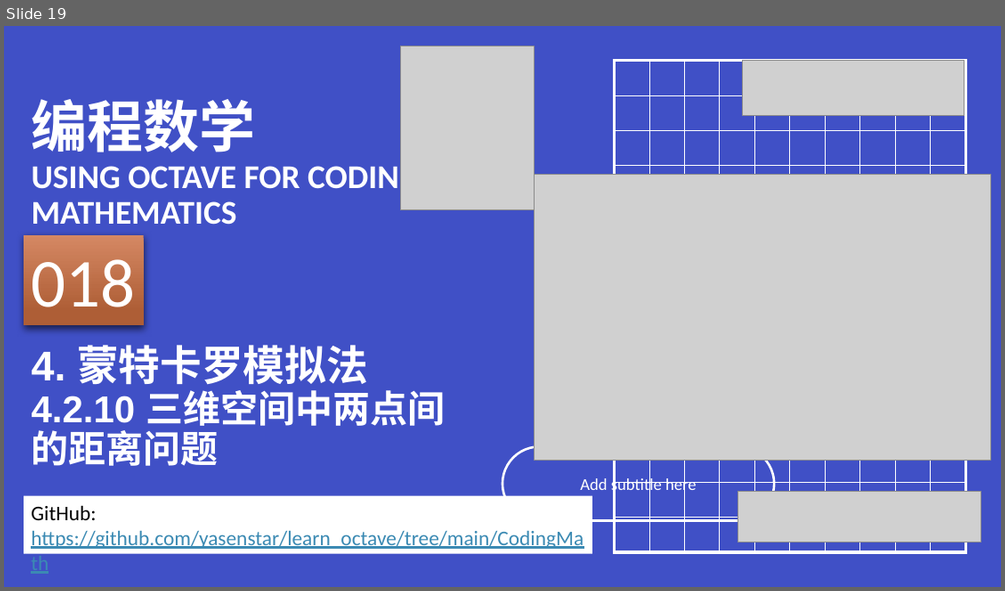
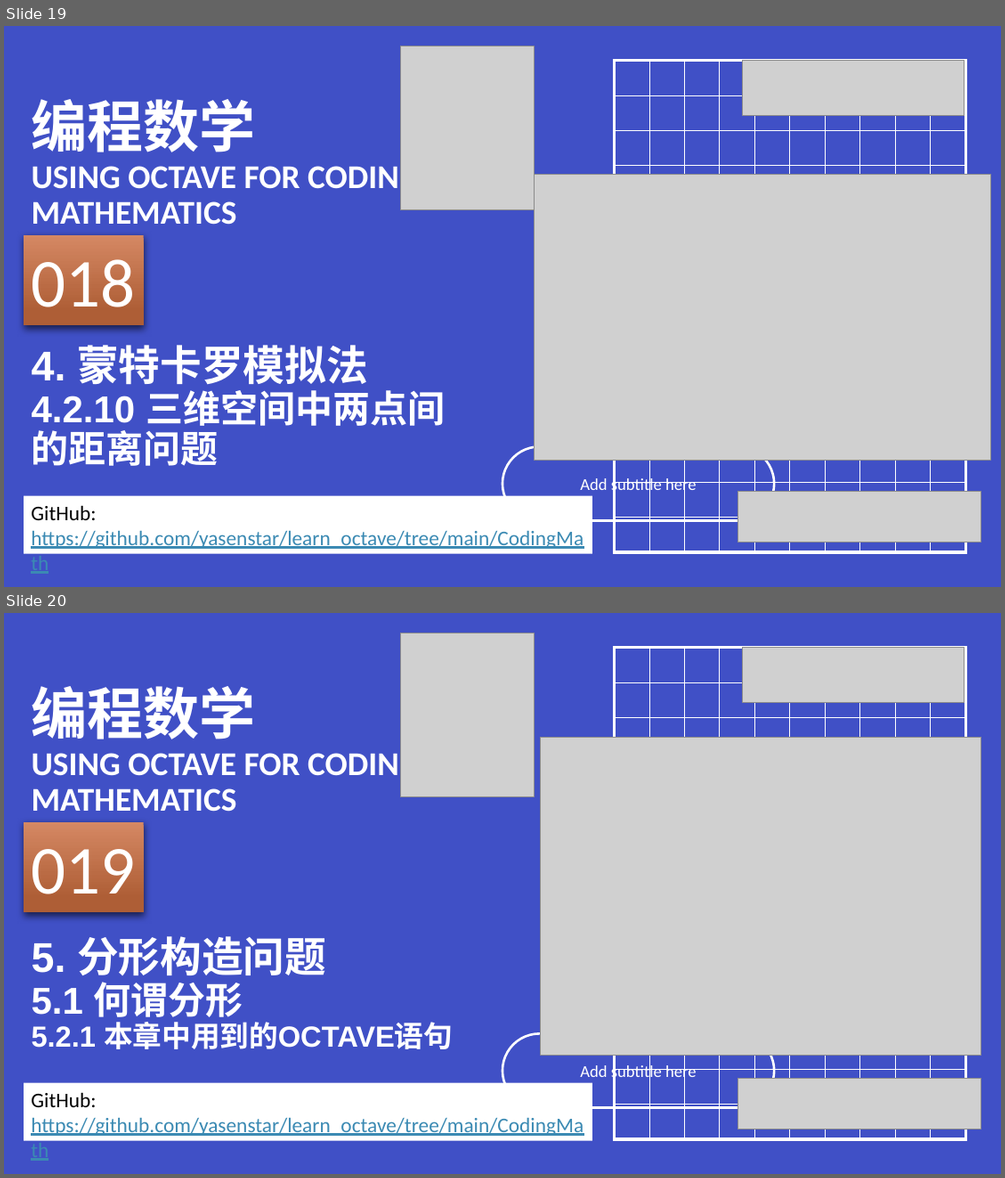
Before and after one commit to yasenstar/learn_octave, a slide deck: CodingMath/codingmath-covers.pptx. Shown one above the other, each under a label of ours: slide 19 before the commit, slides 19 and 20 after it. The pictures are 1005x591 and 1005x1178 pixels, drawn with LibreOffice and Linux fonts; fonts in the diff are those of the drawing; grey boxes stand for pictures. Boxes give left, top, right and bottom in pixels: in the first picture for what was removed or moved away, otherwise in the second. Text is boxed around its words. In the diff, an @@ line names an element or a change of style, - is before the commit and + after.

```diff
--- a/CodingMath/codingmath-covers.pptx
+++ b/CodingMath/codingmath-covers.pptx
@@ slide 20 added at box(4, 613, 1001, 1174), background #4050C6; not listed: 1 template element that a slide beside it also shows @@
@@ picture added at box(400, 633, 534, 797) @@
@@ picture added at box(742, 648, 964, 702) @@
@@ title added at box(32, 686, 421, 811), 32 pt, text #FFFFFF, bold @@
+编程数学
+USING OCTAVE FOR CODING MATHEMATICS
@@ picture added at box(540, 737, 981, 1055) @@
@@ rectangle added at box(24, 821, 143, 912), fill gradient #D58863 to #AF5F35, 66 pt, text #FFFFFF @@
+019
@@ text added at box(32, 936, 453, 1049), 28 pt, text #FFFFFF, bold @@
+5. 分形构造问题
+5.1 何谓分形
+5.2.1 本章中用到的OCTAVE语句
@@ rectangle added at box(24, 1083, 591, 1140), fill #FFFFFF, 20 pt, text #3B8AB3, underline @@
+GitHub: https://github.com/yasenstar/learn_octave/tree/main/CodingMath
@@ picture added at box(738, 1078, 981, 1129) @@
```
Also in this commit, not shown: 5 other slides added.
